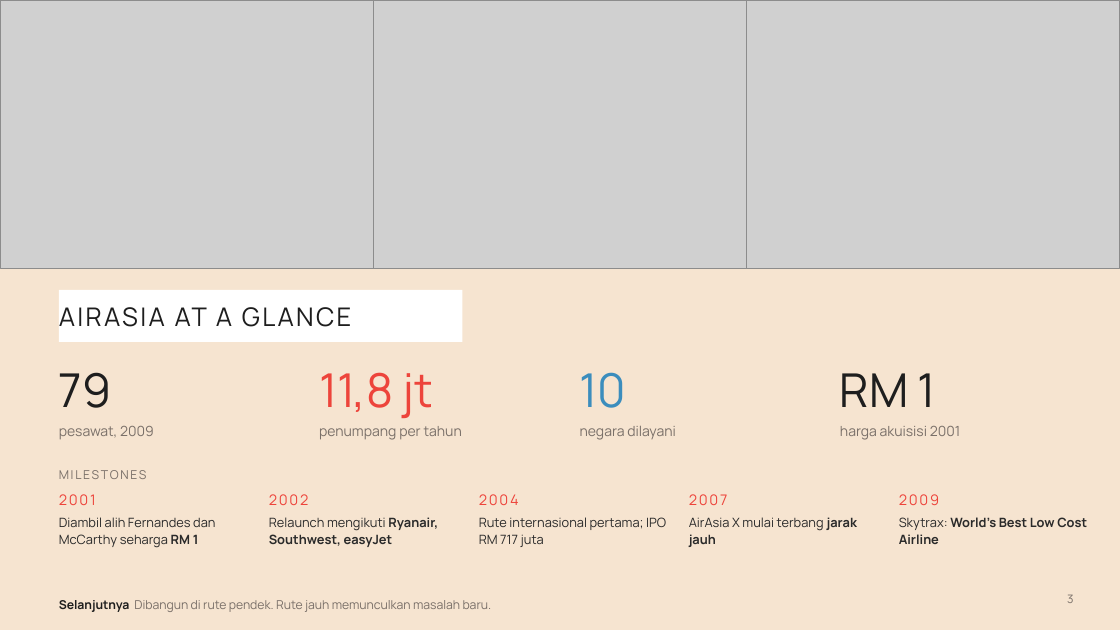
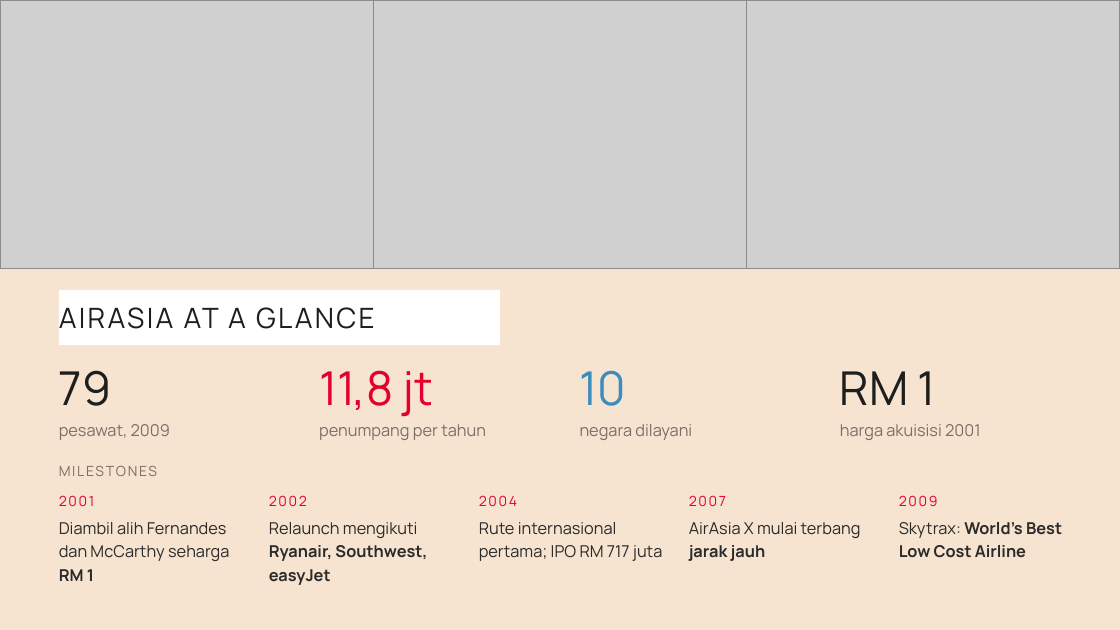
Before and after one commit to aslihabnuri/Dom-Manipulation, a slide deck: slide 3 of strategic-management/airasia-case/SMJKT_Group 3_Aslih_Case AirAsia.pptx. Drawn at 1120x630 pixels with LibreOffice and Linux fonts; fonts in the diff are those of the drawing; grey boxes stand for pictures. Boxes give left, top, right and bottom in pixels: in the first picture for what was removed or moved away, otherwise in the second. Text is boxed around its words. In the diff, an @@ line names an element or a change of style, - is before the commit and + after.

```diff
--- a/strategic-management/airasia-case/SMJKT_Group 3_Aslih_Case AirAsia.pptx
+++ b/strategic-management/airasia-case/SMJKT_Group 3_Aslih_Case AirAsia.pptx
@@ rectangle "AIRASIA AT A GLANCE": place and size @@
-rectangle "AIRASIA AT A GLANCE" at [59, 290, 462, 342]
+rectangle "AIRASIA AT A GLANCE" at [59, 290, 500, 345]
@@ rectangle "AIRASIA AT A GLANCE" at [59, 290, 500, 345]: size 22 to 24 pt @@
@@ text "11,8 jt" at [319, 370, 432, 417]: text colour #ED443B to #E4002B @@
@@ size 12 to 14 pt; line spacing 1.18 to 1.2 in 4 elements at [59, 424, 170, 440], [319, 424, 486, 440], [580, 424, 692, 440], [840, 424, 981, 440] @@
@@ text "MILESTONES" at [59, 458, 311, 485]: size 10.5 to 12 pt @@
@@ size 12.5 to 12 pt, text colour #ED443B to #E4002B in 5 elements at [59, 495, 95, 506], [269, 495, 307, 506], [479, 495, 517, 506], [689, 495, 726, 506], [899, 495, 938, 506] @@
@@ size 11 to 14 pt; line spacing 1.12 to 1.2; less space between paragraphs in 5 elements at [59, 522, 229, 581], [269, 522, 427, 585], [479, 522, 662, 561], [689, 522, 861, 561], [899, 522, 1062, 558] @@
@@ text removed at [1067, 594, 1073, 603] @@
-3
@@ text removed at [59, 600, 492, 612] @@
-Selanjutnya Dibangun di rute pendek. Rute jauh memunculkan masalah baru.
```
Also in this commit, not shown: 18 other slides changed, 1 slide added, 1 slide removed, 14 other files.
